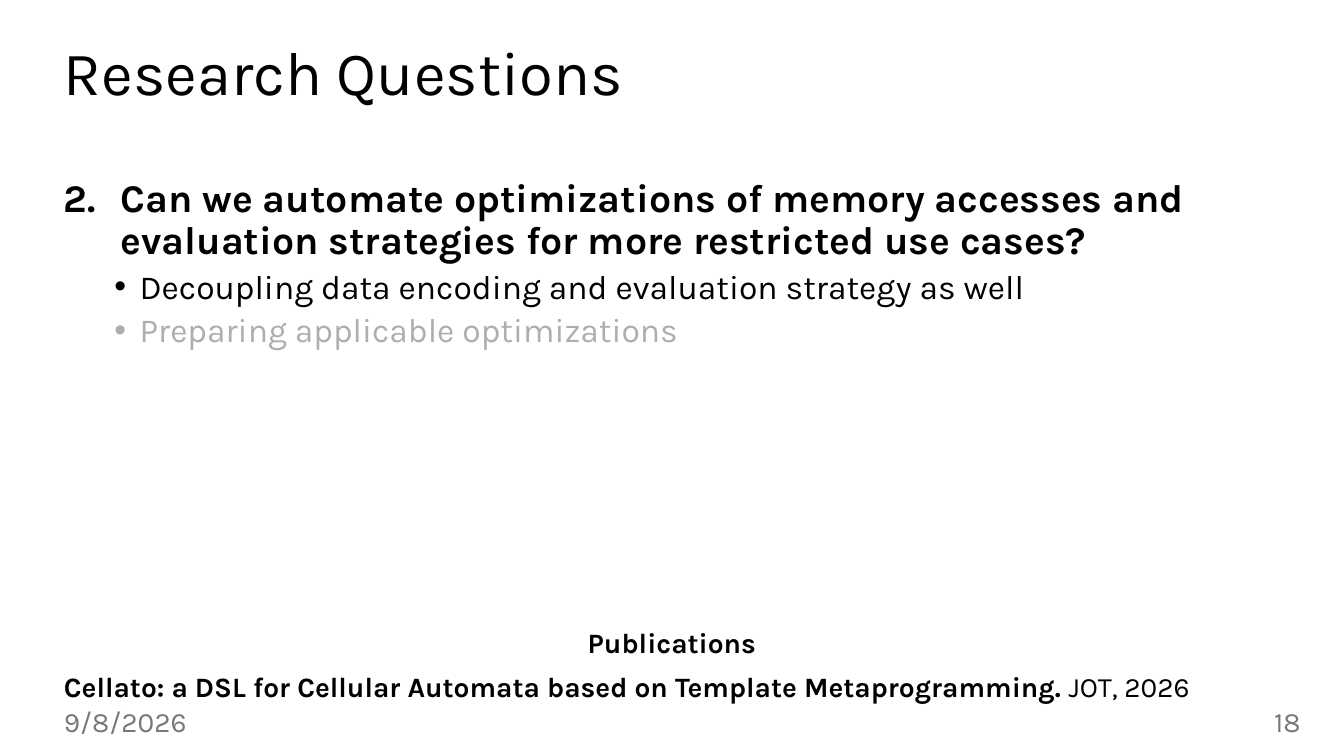
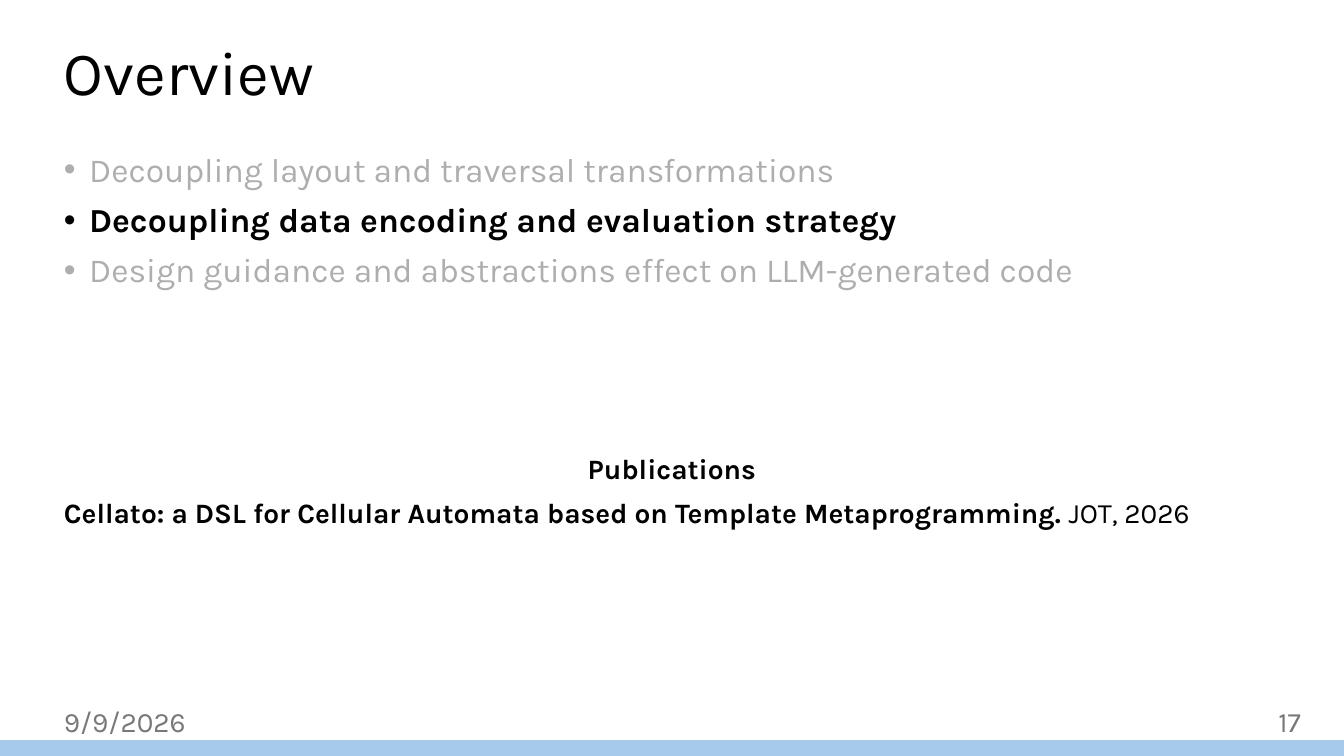
Before and after one commit to jiriklepl/phd-thesis, a slide deck: slide 17 of defense/Optimizing Memory Layouts and Traversal Orders in High-Performance Computing.pptx (slide 18 before the commit). Drawn at 1344x756 pixels with LibreOffice and Linux fonts; fonts in the diff are those of the drawing; background and template pictures are left out. Boxes give left, top, right and bottom in pixels: in the first picture for what was removed or moved away, otherwise in the second. Text is boxed around its words. In the diff, an @@ line names an element or a change of style, - is before the commit and + after.

```diff
--- a/defense/Optimizing Memory Layouts and Traversal Orders in High-Performance Computing.pptx
+++ b/defense/Optimizing Memory Layouts and Traversal Orders in High-Performance Computing.pptx
@@ title at (64,52,314,96): text changed @@
-Research Questions
+Overview
@@ text "Decoupling layout and traversal transformations" at (64,159,1189,530): vertical alignment middle to top @@
@@ text at (89,159,1073,290): text changed; size 28 to 24 pt; text colour #000000 to #AEAEAE; bold off @@
-2. Can we automate optimizations of memory accesses and evaluation strategies for more restricted use cases?
-  • Decoupling data encoding and evaluation strategy as well
-  • Preparing applicable optimizations
+• Decoupling layout and traversal transformations
+• Decoupling data encoding and evaluation strategy
+• Design guidance and abstractions effect on LLM-generated code
@@ text at (64,711,186,734): text changed @@
-9/8/2026
+9/9/2026
@@ page number at (1278,714,1300,732): text changed @@
-18
+17
@@ rectangle added at (0,741,1344,756), fill #A6CAEC, outline #A6CAEC 1.5 pt @@
```
Also in this commit, not shown: 48 other slides changed, 3 slides removed.
